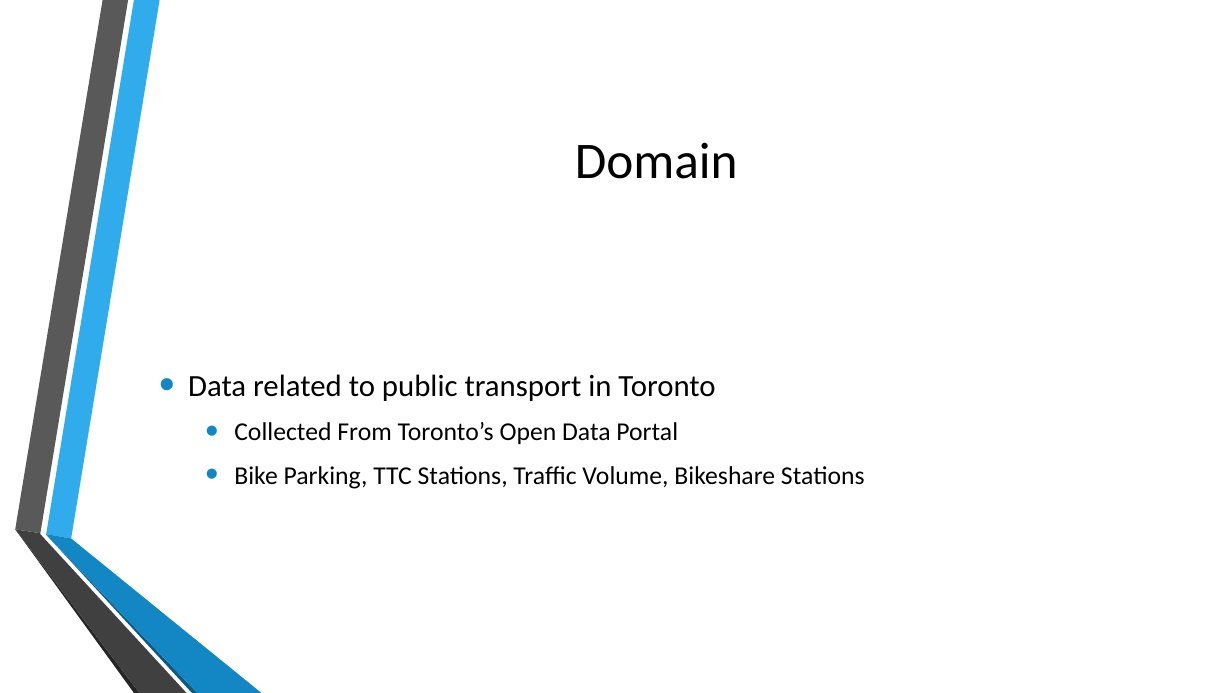
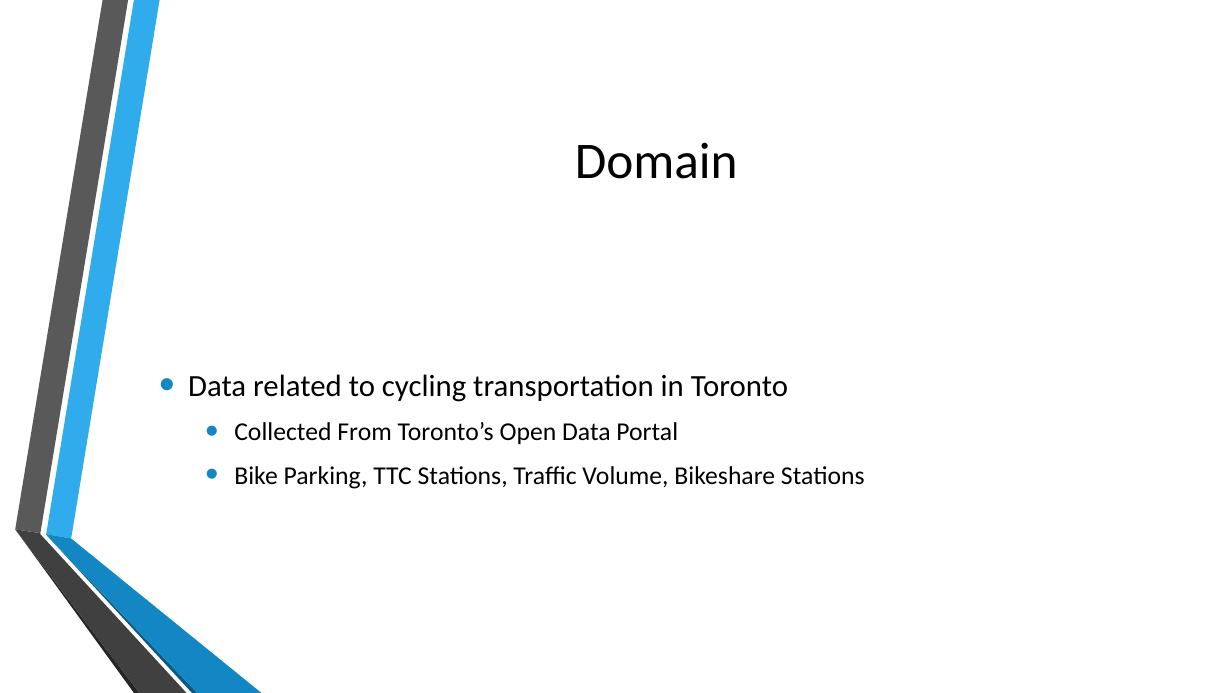
Before and after one commit to SagnikAdusumilli/CSC343-Project, a slide deck: slide 2 of Public Transport in Toronto.pptx. Drawn at 1232x693 pixels with LibreOffice and Linux fonts; fonts in the diff are those of the drawing; background and template pictures are left out. Boxes give left, top, right and bottom in pixels: in the first picture for what was removed or moved away, otherwise in the second. Text is boxed around its words. In the diff, an @@ line names an element or a change of style, - is before the commit and + after.

```diff
--- a/Public Transport in Toronto.pptx
+++ b/Public Transport in Toronto.pptx
@@ text at [188, 374, 788, 402]: text changed @@
-• Data related to public transport in Toronto
+• Data related to cycling transportation in Toronto
```
Also in this commit, not shown: 4 other slides changed.
